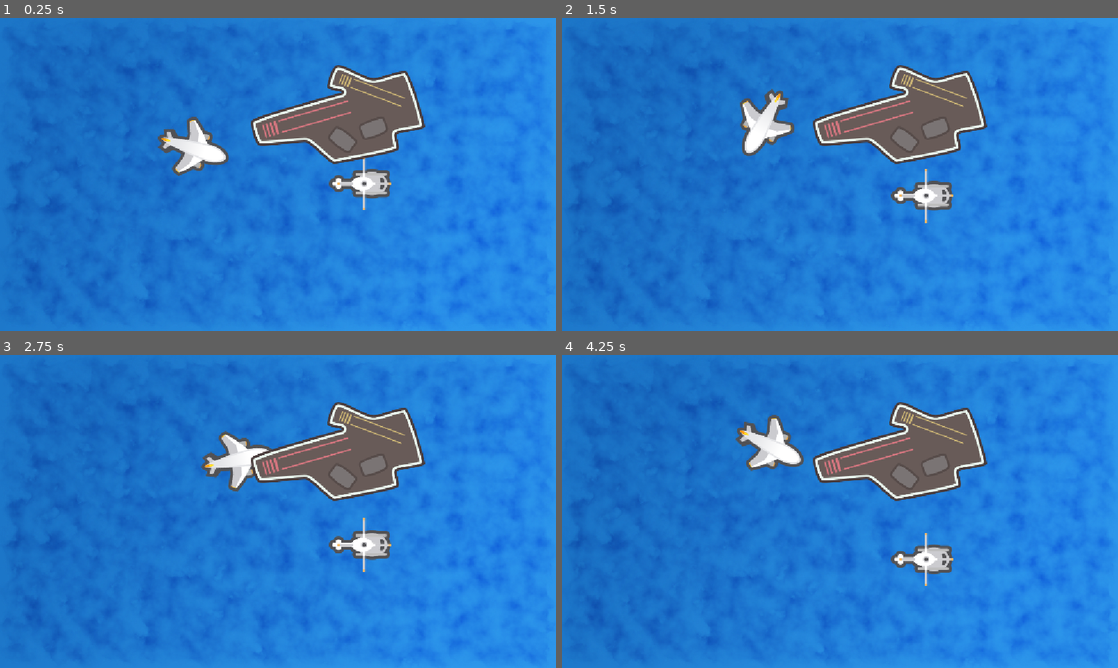
Above: before the commit, frames 1-4 (two rows, left to right).
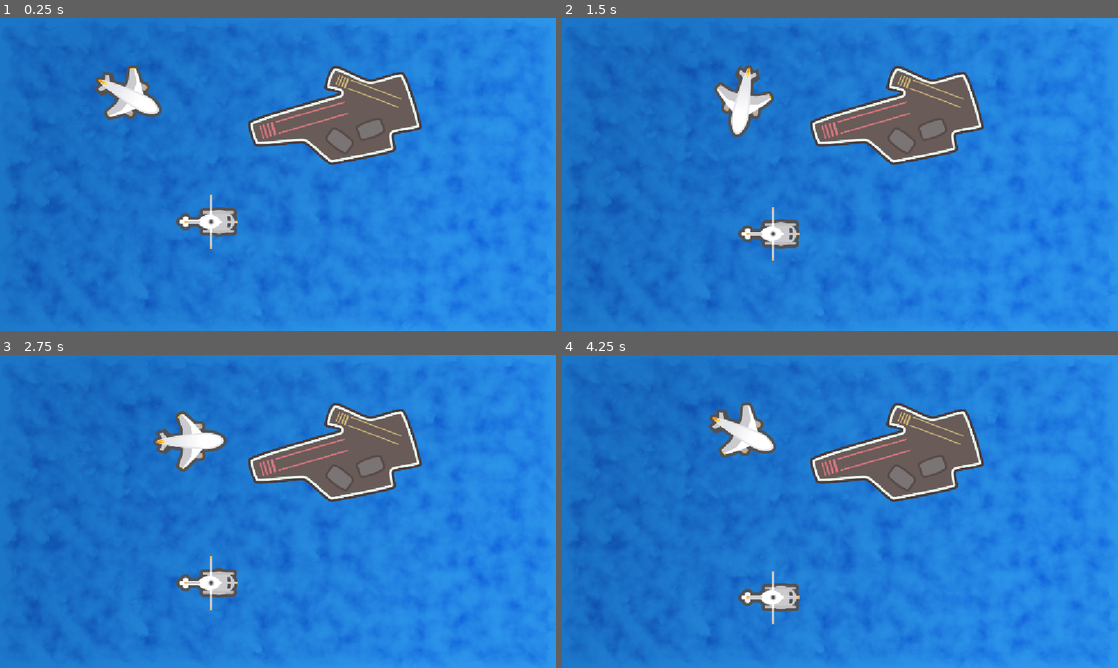
Above: after the commit, the same moments.

Repository: ryanstatton/foundations
Game: Godot game, scene res://Scenes/ocean.tscn
Two runs of this game, one before a commit and one after it. Both use one fixed random seed, a clock stepped at 60 frames per second and the inputs below.
Inputs (mouse positions are in pixels of both pictures, inside the frame that each line leads up to):
- Up to frame 1 (0.25 s): no input
- Up to frame 2 (1.5 s): tap Enter (ui_accept) at 0.5, 0.77 s; move the mouse to (962, 158) at 0.52 s; hold Right (ui_right) 0.53-1.28 s; move the mouse to (728, 190) at 1.27 s; hold Left (ui_left) from 1.28 s (still down)
- Up to frame 3 (2.75 s): tap Enter (ui_accept) at 1.52 s; move the mouse to (333, 442) at 2.02 s; release Left (ui_left) at 2.03 s; hold Right (ui_right) from 2.03 s (still down)
- Up to frame 4 (4.25 s): move the mouse to (812, 574) at 2.77 s; tap Enter (ui_accept) at 3.02, 3.77 s; move the mouse to (1006, 558) at 3.52 s; release Right (ui_right) at 3.53 s; hold Left (ui_left) from 3.53 s (still down)

The runs differ from the first frame. In frame 1, 5.9% of the frame differs, in the area x 16-77%, y 15-74%; in frame 2, 5.6%; in frame 3, 5.7%; in frame 4, 5.4%.

Commit message:
Finished Foundations
Its all done!

Diff:
--- a/Scenes/Ocean.gd
+++ b/Scenes/Ocean.gd
@@ -15,10 +15,12 @@
 func _process(delta: float) -> void:
 	#var dir: Vector2 = plane.position.direction_to(helicopter.position)
 	plane.look_at(get_global_mouse_position())
-	plane.move_local_x(200 * delta)
+	#plane.move_local_x(200 * delta)
 	#plane.move_local_x(60 * delta, true)
 	helicopter.move_local_y(20 * delta)
 	#helicopter.rotate(2 * delta)
+
+	plane.position += plane.transform.x * 60.00 * delta
 
 	if Input.is_action_pressed("ui_left"):
 		plane.rotate(1.5 * delta)
--- a/Scenes/ocean.tscn
+++ b/Scenes/ocean.tscn
@@ -8,24 +8,26 @@
 [ext_resource type="Texture2D" uid="uid://bbwdjf0wad2rp" path="res://Assets/Carrier.png" id="6_wsrqd"]
 
 [node name="Ocean" type="Node2D" unique_id=1798448743]
+y_sort_enabled = true
 script = ExtResource("1_likbp")
 
-[node name="Sprite2D" type="Sprite2D" parent="." unique_id=412178211]
+[node name="Water" type="Sprite2D" parent="." unique_id=412178211]
 texture = ExtResource("1_q5nav")
 centered = false
 
+[node name="Helicopter" type="Sprite2D" parent="." unique_id=2006180069]
+position = Vector2(429, 417)
+texture = ExtResource("4_wsrqd")
+
+[node name="Carrier" type="Sprite2D" parent="." unique_id=2099527935]
+position = Vector2(694, 202)
+texture = ExtResource("6_wsrqd")
+
 [node name="Plane" type="Sprite2D" parent="." unique_id=597835528]
 unique_name_in_owner = true
-position = Vector2(353, 255)
+position = Vector2(253, 154)
+rotation = 0.7853982
 texture = ExtResource("3_otwcc")
-
-[node name="Helicopter" type="Sprite2D" parent="." unique_id=2006180069]
-position = Vector2(746, 338)
-texture = ExtResource("4_wsrqd")
 
 [node name="EatingSound" type="AudioStreamPlayer" parent="." unique_id=1036059624]
 stream = ExtResource("5_otwcc")
-
-[node name="Carrier" type="Sprite2D" parent="." unique_id=2099527935]
-position = Vector2(700, 200)
-texture = ExtResource("6_wsrqd")
